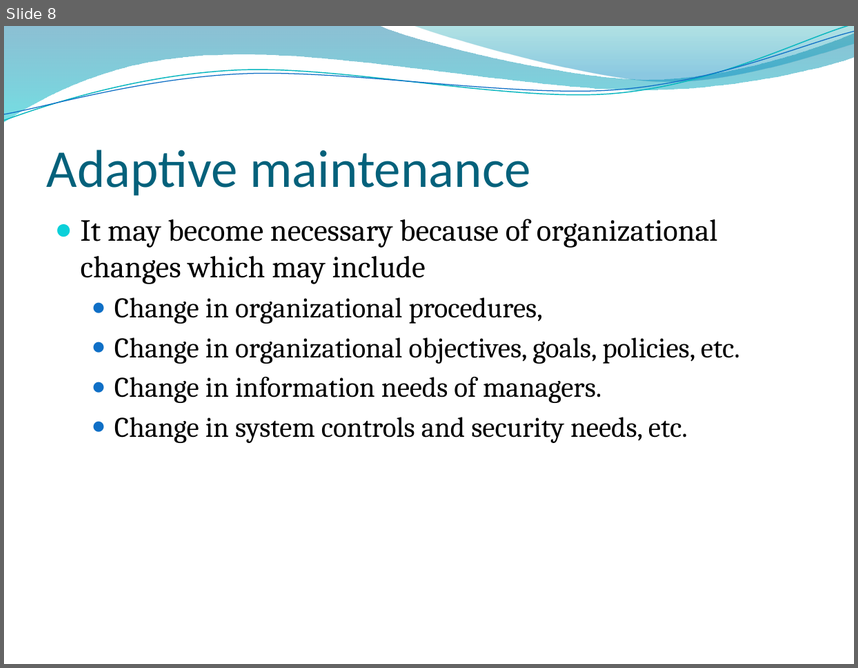
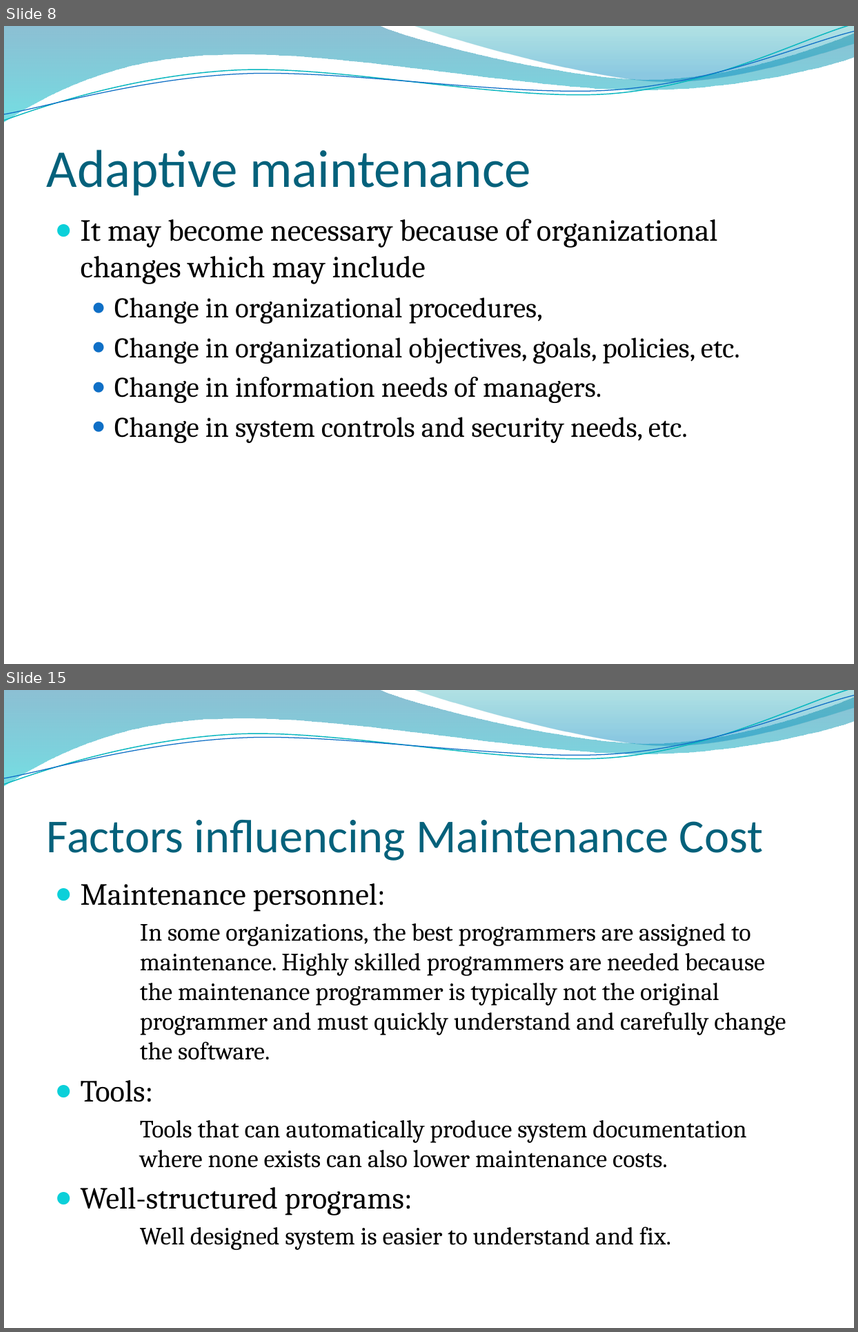
Before and after one commit to samirbaniya/extra, a slide deck: software engineering/Software Maintenance.pptx. Shown one above the other, each under a label of ours: slide 8 before the commit, slides 8 and 15 after it; the slides between them are not shown. The pictures are 858x668 and 858x1332 pixels, drawn with LibreOffice and Linux fonts; fonts in the diff are those of the drawing; background and template pictures are left out. Boxes give left, top, right and bottom in pixels: in the first picture for what was removed or moved away, otherwise in the second. Text is boxed around its words. In the diff, an @@ line names an element or a change of style, - is before the commit and + after.

```diff
--- a/software engineering/Software Maintenance.pptx
+++ b/software engineering/Software Maintenance.pptx
@@ slide 15 added at (4,690,854,1328), background picture (left out); not listed: 4 template elements that a slide beside it also shows @@
@@ title added at (47,820,763,860), 40 pt, text #04617B @@
+Factors influencing Maintenance Cost
@@ text added at (81,883,786,1250), 21 pt, text #000000 @@
+● Maintenance personnel:
+    In some organizations, the best programmers are assigned to maintenance. Highly skilled programmers are needed because the maintenance programmer is typically not the original programmer and must quickly understand and carefully change the software.
+● Tools:
+    Tools that can automatically produce system documentation where none exists can also lower maintenance costs.
+● Well-structured programs:
+    Well designed system is easier to understand and fix.
```
Also in this commit, not shown: 1 slide changed, 8 other slides added.
